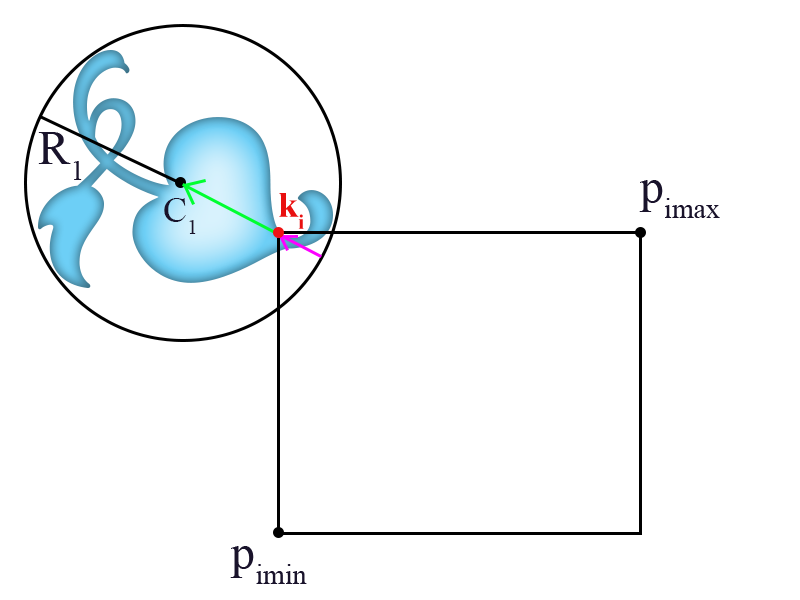
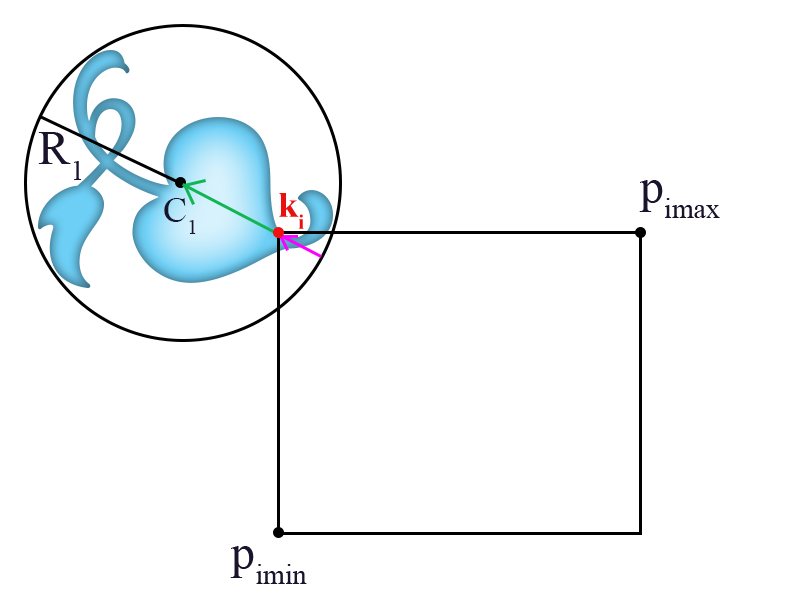
The second 800 × 600 image is a revision of the first. Changes to its layers:
added group "Group 5" with 3 layers in group "Group 1" over [182, 179, 274, 234]
moved "Shape 5" into group "Group 5" over [182, 183, 274, 234]
moved "Shape 10" into group "Group 5" over [184, 179, 206, 187]
moved "Shape 9" into group "Group 5" over [183, 184, 195, 205]
